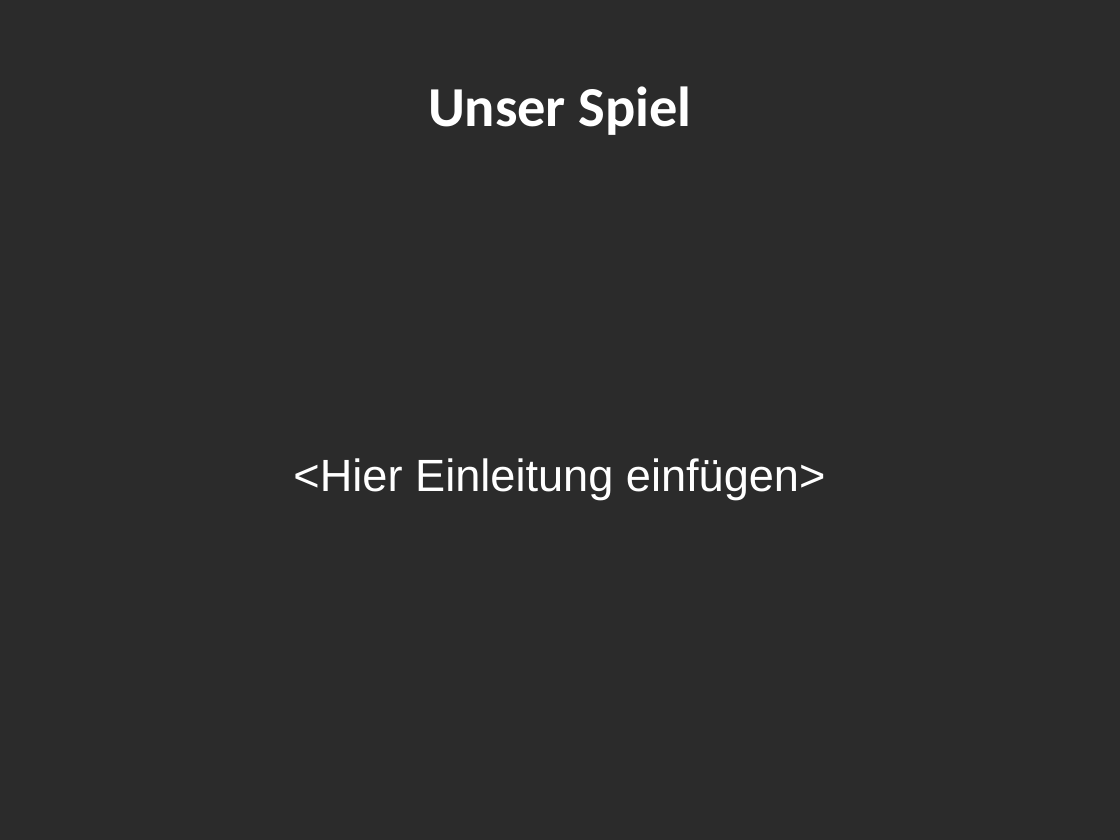
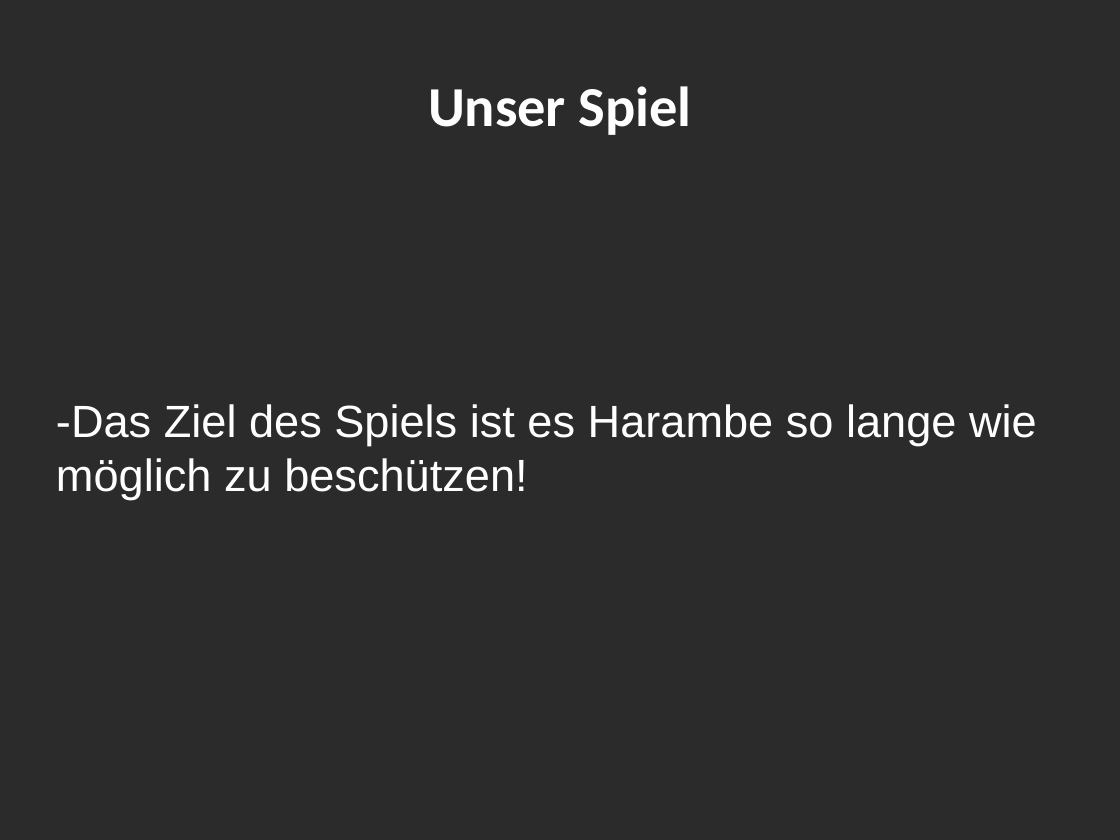
Before and after one commit to Leo1998/Kabuom, a slide deck: slide 3 of projektpräsentation.odp. Drawn at 1120x840 pixels with LibreOffice and Linux fonts; fonts in the diff are those of the drawing; background and template pictures are left out; a plain dark background stands for a picture behind light text. Boxes give left, top, right and bottom in pixels: in the first picture for what was removed or moved away, otherwise in the second. Text is boxed around its words. In the diff, an @@ line names an element or a change of style, - is before the commit and + after.

```diff
--- a/projektpräsentation.odp
+++ b/projektpräsentation.odp
@@ subtitle at [56, 404, 1037, 500]: text changed @@
-<Hier Einleitung einfügen>
+-Das Ziel des Spiels ist es Harambe so lange wie möglich zu beschützen!
```
Also in this commit, not shown: 2 other slides changed, 2 slides added, 2 slides removed, 4 other files.
